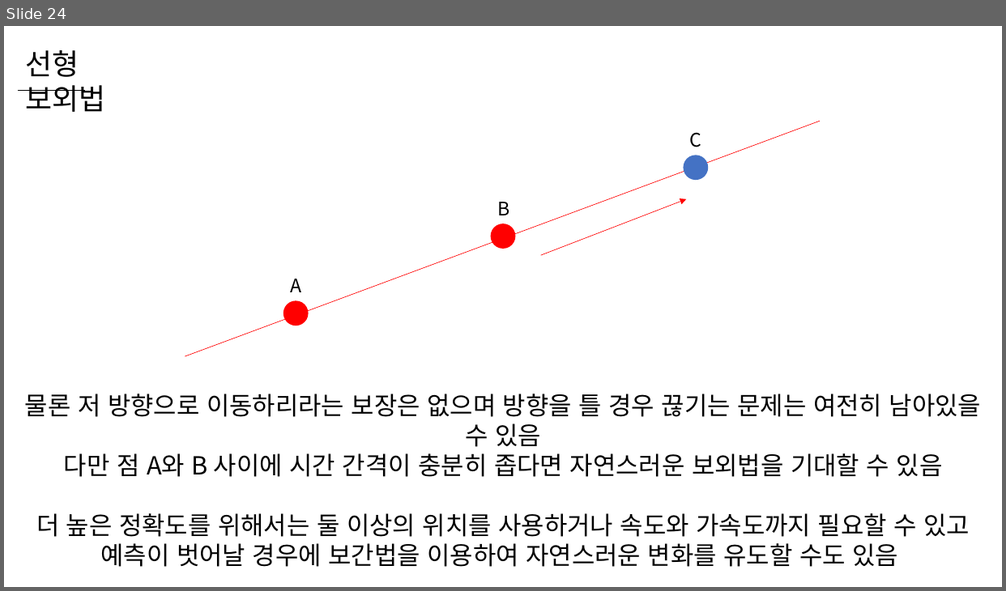
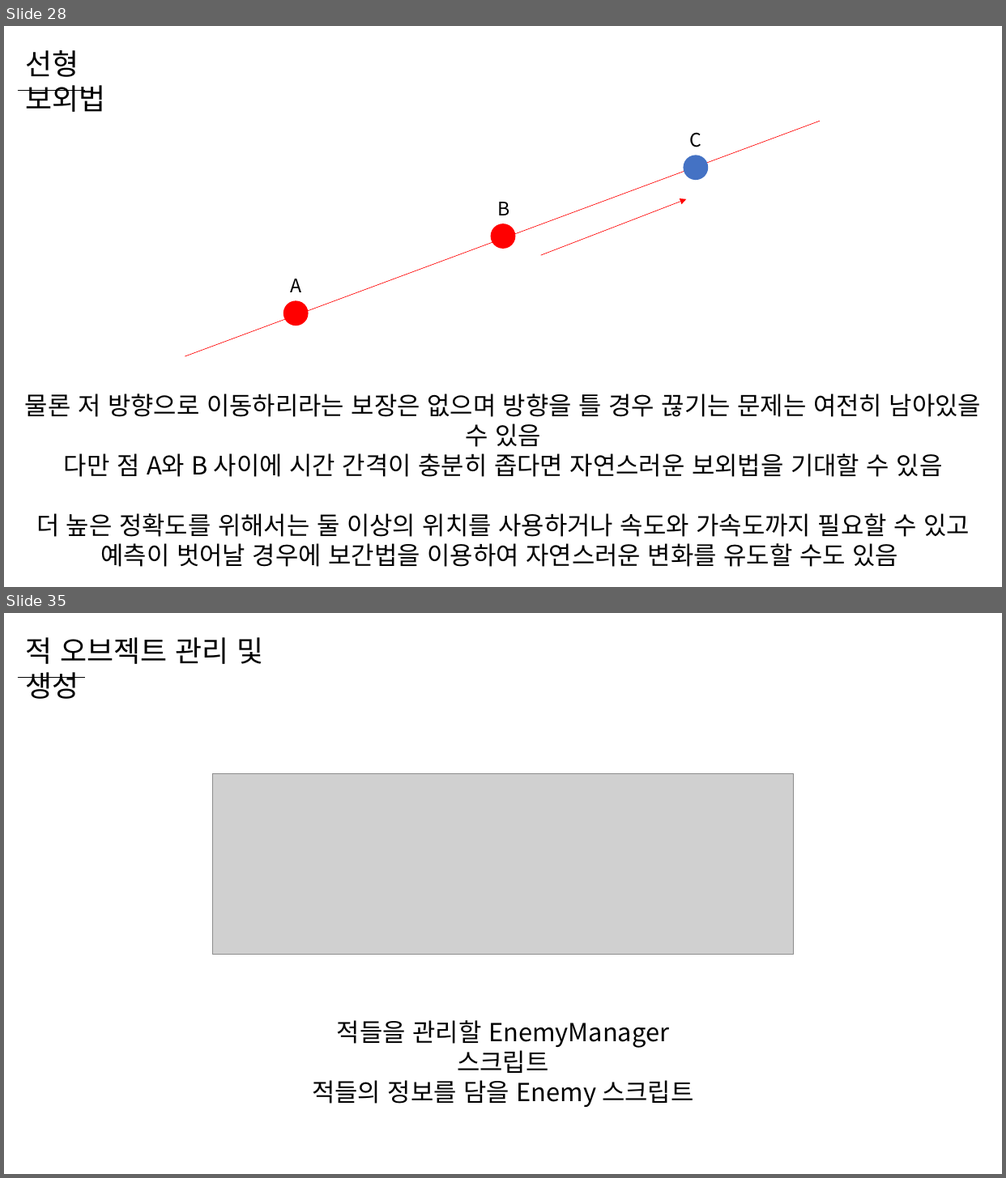
Before and after one commit to WooLyung/2023-Unity-Lecture, a slide deck: Day 3.pptx. Shown one above the other, each under a label of ours: slide 24 before the commit, slides 28 and 35 after it; the slides between them are not shown. The pictures are 1006x591 and 1006x1178 pixels, drawn with LibreOffice and Linux fonts; fonts in the diff are those of the drawing; grey boxes stand for pictures. Boxes give left, top, right and bottom in pixels: in the first picture for what was removed or moved away, otherwise in the second. Text is boxed around its words. In the diff, an @@ line names an element or a change of style, - is before the commit and + after.

Commit message:
3주차 프로젝트 및 ppt 완성

```diff
--- a/Day 3.pptx
+++ b/Day 3.pptx
@@ slide 35 added at (x1=4, y1=613, x2=1002, y2=1174), background #FFFFFF @@
@@ text added at (x1=25, y1=637, x2=264, y2=699), 28 pt, text #000000 @@
+적 오브젝트 관리 및 생성
@@ line added from (19, 677) to (85, 677), #000000 0.5 pt @@
@@ picture added at (x1=213, y1=774, x2=794, y2=954) @@
@@ text added at (x1=312, y1=1020, x2=693, y2=1107), 24 pt, text #000000 @@
+적들을 관리할 EnemyManager 스크립트
+적들의 정보를 담을 Enemy 스크립트
@@ what was slide 24 is now slide 28 @@
```
Also in this commit, not shown: 3 slides changed, 29 other slides added, 10 other files.
